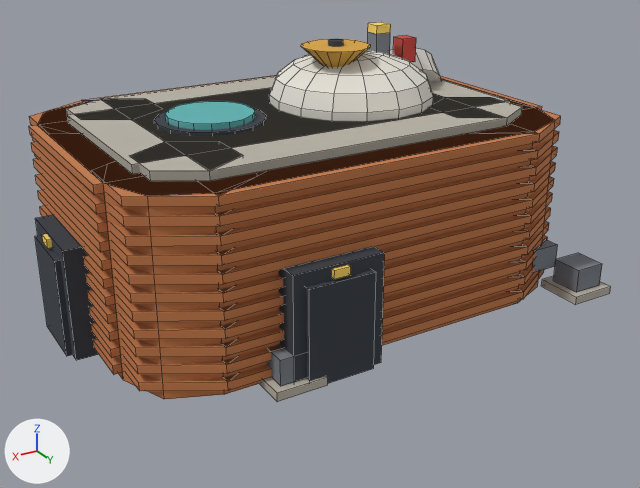
The Blender file game/assets/blender/era4.blend, before and after one commit.
Rendered twice from a 50 mm camera at (5.23, 7.24, 3.14) aimed at (2.13, 2.08, 0.56). The lights are fixed; the arrows at lower left show +X, +Y and +Z. The older version comes first. Mesh edges are drawn as thin lines on the coarser meshes.
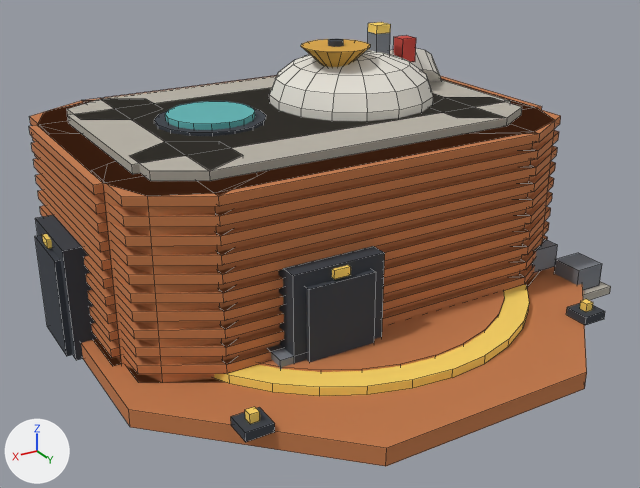
Scene script edits in JSON lines:
```json
{"op": "add", "block": "me_cube_100", "code": ["me_cube_100 = bpy.data.meshes.new('Cube.100')", "me_cube_100.from_pydata(...)  # a box spanning x -0.5..0.5, y -0.5..0.5, z -0.5..0.5", "me_cube_100.materials.append(mat_mars_palette_light_yellow)  # yellow #ffd966"]}
{"op": "add", "block": "me_cube_099", "code": ["me_cube_099 = bpy.data.meshes.new('Cube.099')", "me_cube_099.from_pydata(...)  # a box spanning x -0.5..0.5, y -0.5..0.5, z -0.5..0.5", "me_cube_099.materials.append(mat_mars_palette_dark_trim)  # dark grey #3a3f47"]}
{"op": "add", "block": "me_cube_096", "code": ["me_cube_096 = bpy.data.meshes.new('Cube.096')", "me_cube_096.from_pydata(...)  # a box spanning x -0.5..0.5, y -0.5..0.5, z -0.5..0.5", "me_cube_096.materials.append(mat_mars_palette_light_yellow)  # yellow #ffd966"]}
{"op": "add", "block": "me_cube_095", "code": ["me_cube_095 = bpy.data.meshes.new('Cube.095')", "me_cube_095.from_pydata(...)  # a box spanning x -0.5..0.5, y -0.5..0.5, z -0.5..0.5", "me_cube_095.materials.append(mat_mars_palette_dark_trim)  # dark grey #3a3f47"]}
{"op": "add", "block": "me_cylinder_066", "code": ["me_cylinder_066 = bpy.data.meshes.new('Cylinder.066')", "me_cylinder_066.from_pydata(...)  # a 32-sided cylinder along z spanning x -1.32..1.32, y -1.32..1.32, z -0.04..0.04", "me_cylinder_066.materials.append(mat_mars_palette_regolith_tan)  # orange #c47a4a"]}
{"op": "add", "block": "me_cylinder_065", "code": ["me_cylinder_065 = bpy.data.meshes.new('Cylinder.065')", "me_cylinder_065.from_pydata(...)  # a 32-sided cylinder along z spanning x -1.5..1.5, y -1.5..1.5, z -0.03..0.03", "me_cylinder_065.materials.append(mat_mars_palette_light_yellow)  # yellow #ffd966"]}
{"op": "add", "block": "me_cylinder_064", "code": ["me_cylinder_064 = bpy.data.meshes.new('Cylinder.064')", "me_cylinder_064.from_pydata(...)  # an 8-sided cylinder along z spanning x -2.05..2.05, y -2.05..2.05, z -0.06..0.06", "me_cylinder_064.materials.append(mat_mars_palette_regolith_tan)  # orange #c47a4a"]}
{"op": "add", "block": "ob_cube_100", "code": ["ob_cube_100 = bpy.data.objects.new('Cube.100', me_cube_100)", "ob_cube_100.location = (3.344, 3.344, 0.219)", "ob_cube_100.scale = (0.0625, 0.0625, 0.0625)"]}
{"op": "add", "block": "ob_cube_099", "code": ["ob_cube_099 = bpy.data.objects.new('Cube.099', me_cube_099)", "ob_cube_099.location = (3.344, 3.344, 0.156)", "ob_cube_099.scale = (0.188, 0.188, 0.0625)"]}
{"op": "add", "block": "ob_cube_096", "code": ["ob_cube_096 = bpy.data.objects.new('Cube.096', me_cube_096)", "ob_cube_096.location = (0.656, 3.344, 0.219)", "ob_cube_096.scale = (0.0625, 0.0625, 0.0625)"]}
{"op": "add", "block": "ob_cube_095", "code": ["ob_cube_095 = bpy.data.objects.new('Cube.095', me_cube_095)", "ob_cube_095.location = (0.656, 3.344, 0.156)", "ob_cube_095.scale = (0.188, 0.188, 0.0625)"]}
{"op": "add", "block": "ob_cylinder_066", "code": ["ob_cylinder_066 = bpy.data.objects.new('Cylinder.066', me_cylinder_066)", "ob_cylinder_066.location = (2.0, 2.0, 0.16)"]}
{"op": "add", "block": "ob_cylinder_065", "code": ["ob_cylinder_065 = bpy.data.objects.new('Cylinder.065', me_cylinder_065)", "ob_cylinder_065.location = (2.0, 2.0, 0.156)"]}
{"op": "add", "block": "ob_cylinder_064", "code": ["ob_cylinder_064 = bpy.data.objects.new('Cylinder.064', me_cylinder_064)", "ob_cylinder_064.location = (2.0, 2.0, 0.062)", "ob_cylinder_064.rotation_euler = (0.0, 0.0, 0.393)  # degrees (0, 0, 23)"]}
```

Where the change shows, as pixel boxes (x1, y1, x2, y2) in the pictures (640 x 488 px):
```json
{"object": "Cylinder.064", "change": "added", "after": [81, 267, 587, 466], "on screen": "orange"}
{"object": "Cylinder.065", "change": "added", "after": [214, 284, 529, 396], "on screen": "yellow"}
{"object": "Cylinder.066", "change": "added", "after": [258, 290, 504, 372], "on screen": "orange"}
{"object": "Cube.099", "change": "added", "after": [231, 407, 275, 442]}
{"object": "Cube.095", "change": "added", "after": [566, 303, 605, 325]}
{"object": "Cube.100", "change": "added", "after": [245, 407, 260, 424]}
{"object": "Cube.096", "change": "added", "after": [580, 299, 593, 312]}
{"object": "Cube.038", "change": "unchanged, covered by the edit", "before": [224, 289, 524, 390]}
```
